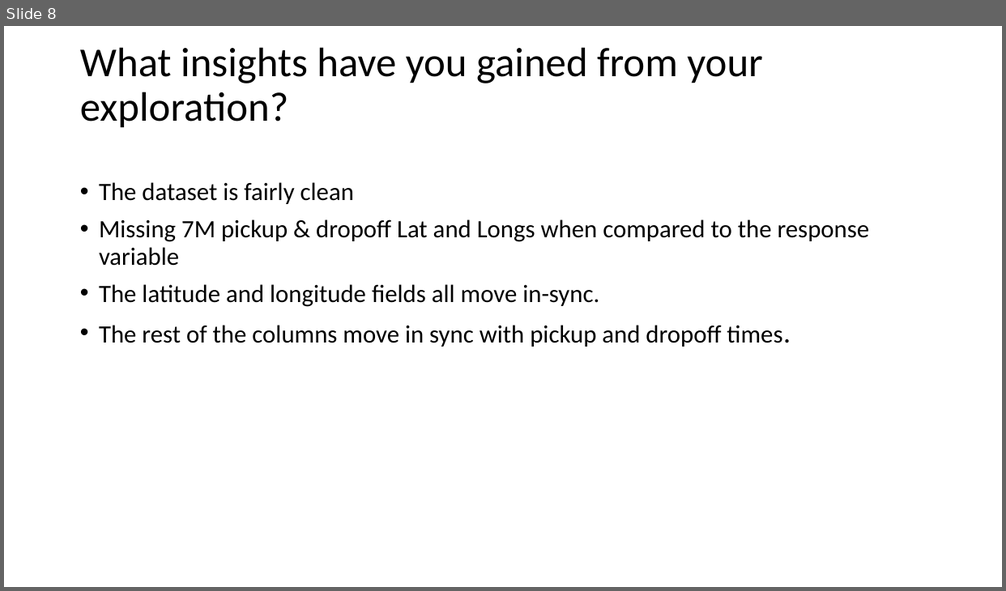
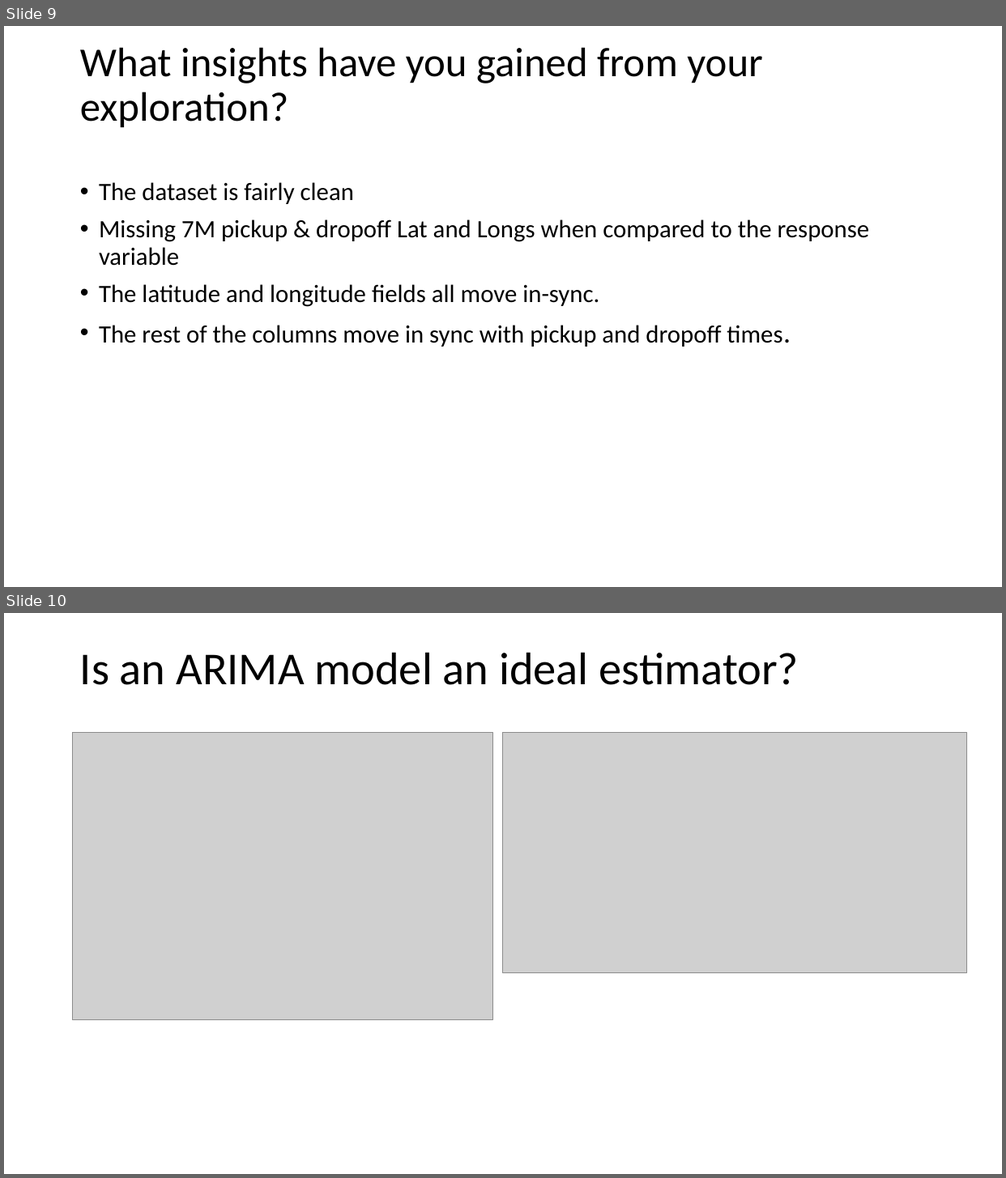
Before and after one commit to stubeef/GA-Data-Science, a slide deck: Final_Project/Presentation/final_project_presentation.pptx. Shown one above the other, each under a label of ours: slide 8 before the commit, slides 9 and 10 after it. The pictures are 1006x591 and 1006x1178 pixels, drawn with LibreOffice and Linux fonts; fonts in the diff are those of the drawing; grey boxes stand for pictures. Boxes give left, top, right and bottom in pixels: in the first picture for what was removed or moved away, otherwise in the second. Text is boxed around its words. In the diff, an @@ line names an element or a change of style, - is before the commit and + after.

```diff
--- a/Final_Project/Presentation/final_project_presentation.pptx
+++ b/Final_Project/Presentation/final_project_presentation.pptx
@@ slide 10 added at bbox=[4, 613, 1002, 1174], background #FFFFFF @@
@@ title added at bbox=[80, 652, 799, 685], 44 pt, text #000000 @@
+Is an ARIMA model an ideal estimator?
@@ picture added at bbox=[73, 732, 493, 1020] @@
@@ picture added at bbox=[503, 733, 967, 973] @@
@@ what was slide 8 is now slide 9 @@
```
Also in this commit, not shown: 4 slides changed, 3 other slides added, 1 slide removed, 3 other files.
